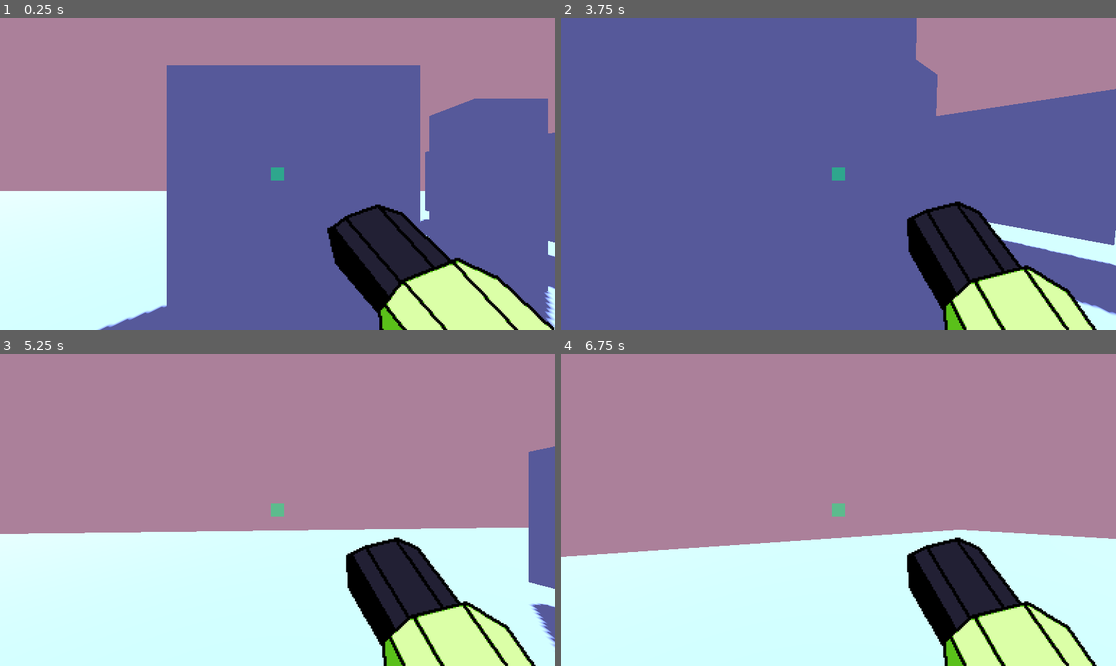
Above: before the commit, frames 1-4 (two rows, left to right).
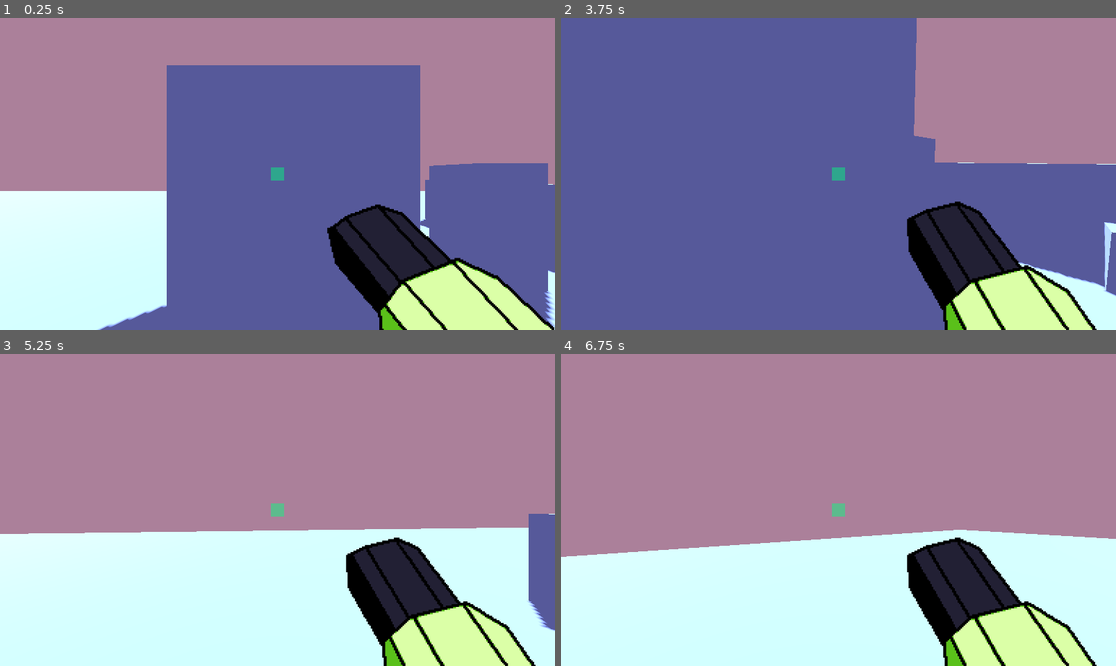
Above: after the commit, the same moments.

Repository: im-ener/Bytecrusher
Game: Godot game, scene res://world.tscn
Same seed, same stepped clock (60 frames per second), same inputs: the game is played once before the commit and once after it.
Inputs (mouse positions are in pixels of both pictures, inside the frame that each line leads up to):
- Up to frame 1 (0.25 s): no input
- Up to frame 2 (3.75 s): tap Enter (ui_accept) at 0.5 s; move the mouse to (866, 174) at 0.52 s; hold W (forward) from 0.53 s (still down); click (866, 174) at 0.6 s; tap Space (jump) at 0.77, 1.52, 3.02 s; move the mouse to (810, 174) at 1.27 s; click (810, 174) at 1.35 s; move the mouse to (849, 167) at 2.02 s; click (849, 167) at 2.1 s; move the mouse to (832, 180) at 2.77 s; click (832, 180) at 2.85 s; move the mouse to (877, 177) at 3.52 s; click (877, 177) at 3.6 s
- Up to frame 3 (5.25 s): keep holding W (forward); tap Space (jump) at 3.77, 4.52 s; move the mouse to (233, 506) at 4.27 s; click (233, 506) at 4.35 s; move the mouse to (283, 510) at 5.02 s; click (283, 510) at 5.1 s
- Up to frame 4 (6.75 s): move the mouse to (816, 503) at 5.77 s; release W (forward) at 5.78 s; hold D (right) 5.78-6.53 s; click (816, 503) at 5.85 s; tap Space (jump) at 6.02 s; move the mouse to (866, 510) at 6.52 s; hold W (forward) from 6.53 s (still down); click (866, 510) at 6.6 s

The runs differ from the first frame. In frame 1, 4.7% of the frame differs, in the area x 75-100%, y 25-87%; in frame 2, 9.4%, in the area x 63-100%, y 13-96%; in frame 3, 1.4%; in frame 4, less than 0.1%.

Commit message:
hi robin
hamburger

Diff:
--- a/world.tscn
+++ b/world.tscn
@@ -22,7 +22,7 @@
 [node name="world" type="Node3D"]
 
 [node name="block" type="MeshInstance3D" parent="."]
-transform = Transform3D(1.55826, 0, 0, 0, 4.72886, 0, 0, 0, -1.31894, 0, 0.420208, 0)
+transform = Transform3D(1.55826, 0, 0, 0, 4.72886, 0, 0, 0, -1.31894, 0, -0.965225, 0)
 material_override = SubResource("StandardMaterial3D_i5iok")
 mesh = SubResource("BoxMesh_qup7i")
 skeleton = NodePath("../environment")
@@ -33,7 +33,7 @@
 shape = SubResource("ConcavePolygonShape3D_itp7i")
 
 [node name="block2" type="MeshInstance3D" parent="."]
-transform = Transform3D(0.375412, 0, 0, 0, 3.25472, 0, 0, 0, 9.72855, 3.39494, 0.770651, -1.42801)
+transform = Transform3D(0.375412, 0, 0, 0, 3.25472, 0, 0, 0, 9.72855, 3.39494, -0.778647, -1.42801)
 material_override = SubResource("StandardMaterial3D_i5iok")
 mesh = SubResource("BoxMesh_qup7i")
 skeleton = NodePath("../environment")
@@ -82,3 +82,14 @@
 
 [node name="player" parent="." instance=ExtResource("1_nk5ad")]
 transform = Transform3D(1, 0, 0, 0, 1, 0, 0, 0, 1, -5, 0, 5)
+
+[node name="block4" type="MeshInstance3D" parent="."]
+transform = Transform3D(3.72461, 0, 0, 0, 4.30996, 0, 0, 0, 1.2877, 3.65916, -2.4349, 3.86008)
+material_override = SubResource("StandardMaterial3D_i5iok")
+mesh = SubResource("BoxMesh_qup7i")
+skeleton = NodePath("../environment")
+
+[node name="StaticBody3D" type="StaticBody3D" parent="block4"]
+
+[node name="CollisionShape3D" type="CollisionShape3D" parent="block4/StaticBody3D"]
+shape = SubResource("ConcavePolygonShape3D_itp7i")
